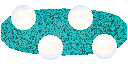
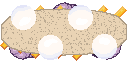
Before/after of a (128, 64) layered artwork. What changed in the layer stack:
added layer "BasicBead copy #2" above "BasicBead copy #1" over [1, 5, 127, 60]
added layer "BasicBead copy #1" above "BasicBead copy" over [0, 5, 127, 61]
added layer "BasicBead copy" above "YellowSand copy #2" over [1, 2, 127, 60]
showed "YellowSand copy #2", painted on it over [1, 2, 127, 60]
showed "YellowSand copy #1", painted on it over [0, 5, 127, 61]
showed "YellowSand copy", painted on it over [1, 2, 127, 60]
showed "MagentaSand copy #2", painted on it over [1, 2, 127, 60]
showed "MagentaSand copy #1", painted on it over [0, 5, 127, 61]
showed "MagentaSand copy", painted on it over [1, 2, 127, 60]
showed "CyanSand copy #2", painted on it over [1, 2, 127, 60]
showed "CyanSand copy #1", painted on it over [0, 5, 127, 61]
painted on "CyanSand copy" over [1, 2, 127, 60]
